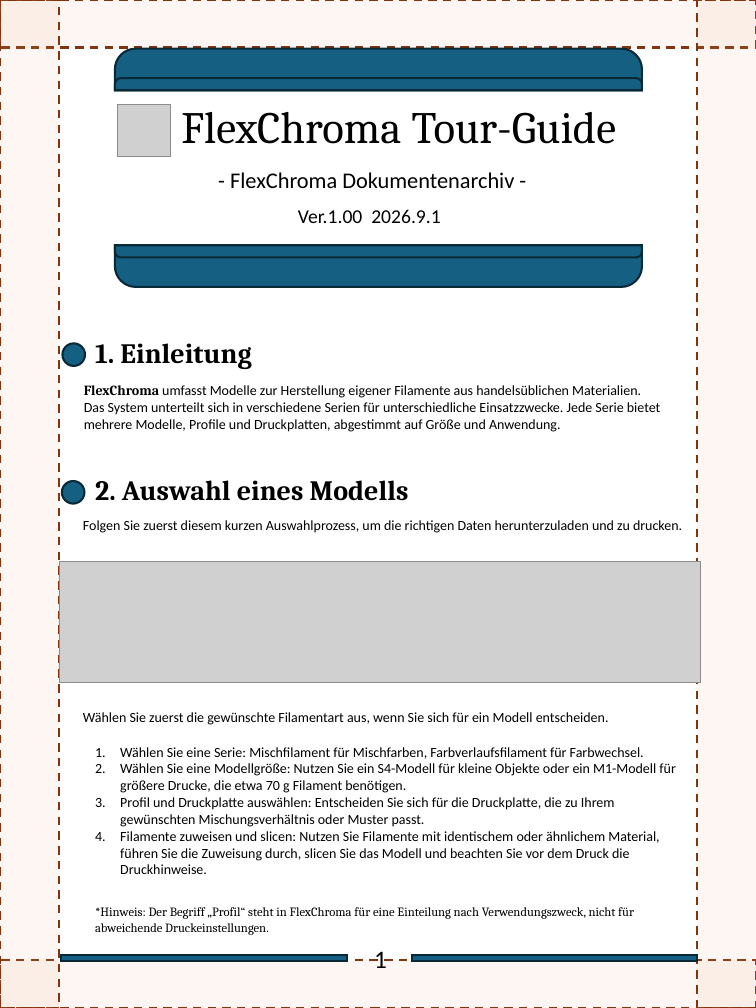
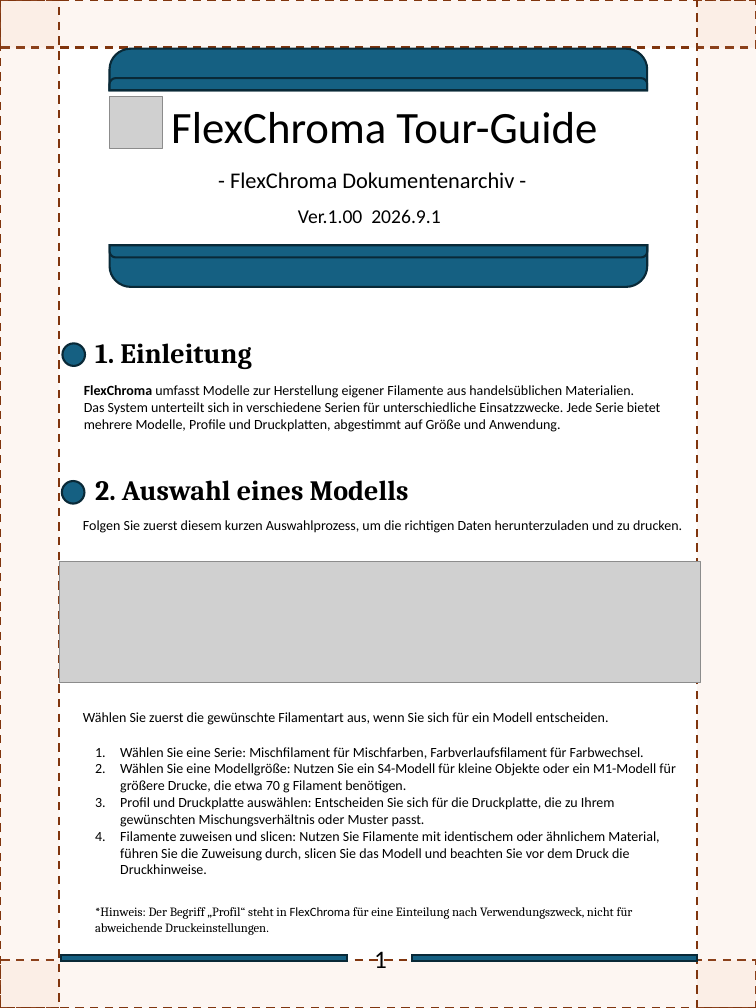
Before and after one commit to FlexChromaHQ/FlexChroma, a slide deck: slide 2 of Documents/Original/FlexChroma_Tour_Guide_DE.pptx. Drawn at 756x1008 pixels with LibreOffice and Linux fonts; fonts in the diff are those of the drawing; grey boxes stand for pictures. Boxes give left, top, right and bottom in pixels: in the first picture for what was removed or moved away, otherwise in the second. Text is boxed around its words. In the diff, an @@ line names an element or a change of style, - is before the commit and + after.

```diff
--- a/Documents/Original/FlexChroma_Tour_Guide_DE.pptx
+++ b/Documents/Original/FlexChroma_Tour_Guide_DE.pptx
@@ freeform shape: place and size @@
-freeform shape at (115, 48, 642, 90)
+freeform shape at (110, 48, 647, 90)
@@ freeform shape: place and size @@
-freeform shape at (115, 78, 642, 90)
+freeform shape at (110, 78, 647, 90)
@@ picture: place and size @@
-picture at (117, 105, 170, 156)
+picture at (110, 97, 163, 148)
@@ text "FlexChroma Tour-Guide": place and size @@
-text "FlexChroma Tour-Guide" at (181, 112, 616, 144)
+text "FlexChroma Tour-Guide" at (171, 112, 597, 144)
@@ text "FlexChroma Tour-Guide" at (171, 112, 597, 144): font Cambria to Calibri @@
@@ freeform shape: place and size @@
-freeform shape at (115, 245, 642, 286)
+freeform shape at (110, 245, 647, 286)
@@ freeform shape: place and size @@
-freeform shape at (115, 245, 642, 257)
+freeform shape at (110, 245, 647, 257)
@@ text at (84, 385, 634, 398): font Cambria to Calibri in "FlexChroma" @@
@@ text "*Hinweis: Der Begriff „Profil“ steht ..." at (95, 907, 633, 935): font Cambria to Calibri in "FlexChroma" @@
```
Also in this commit, not shown: 6 other slides changed, 19 other files.
